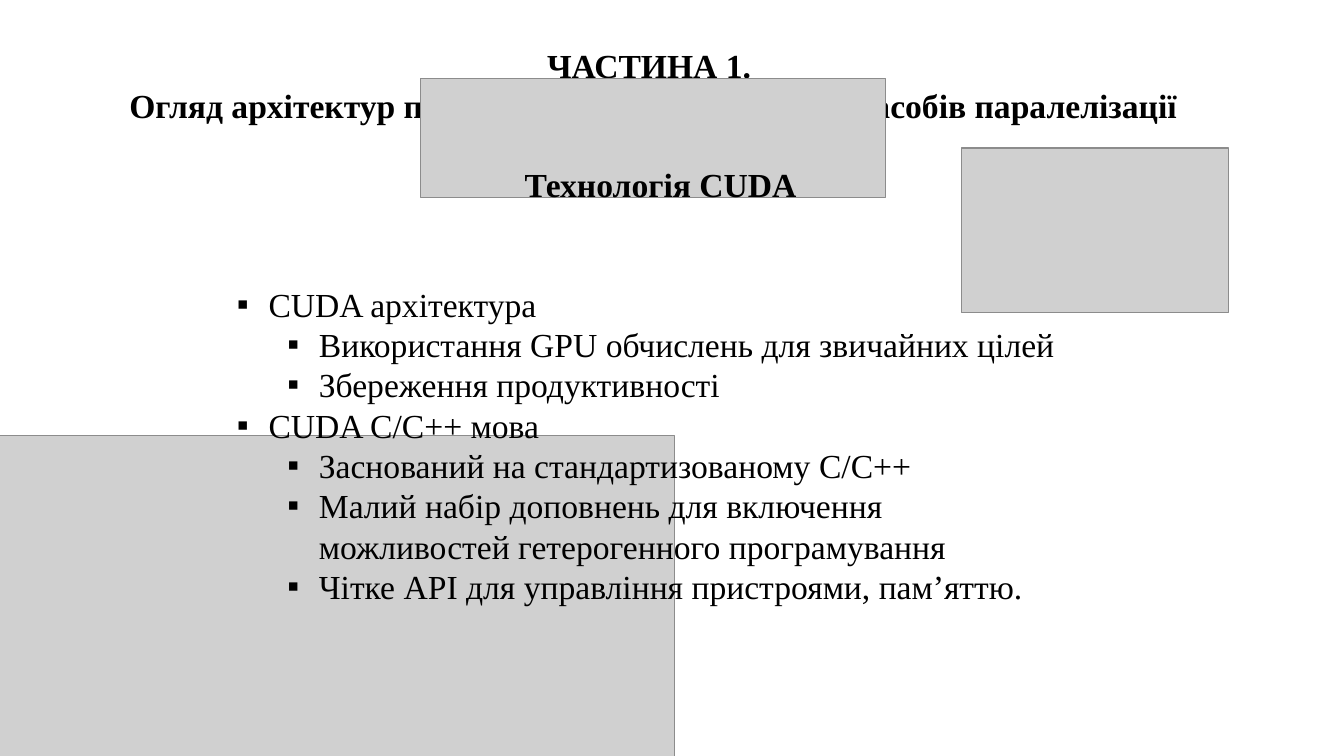
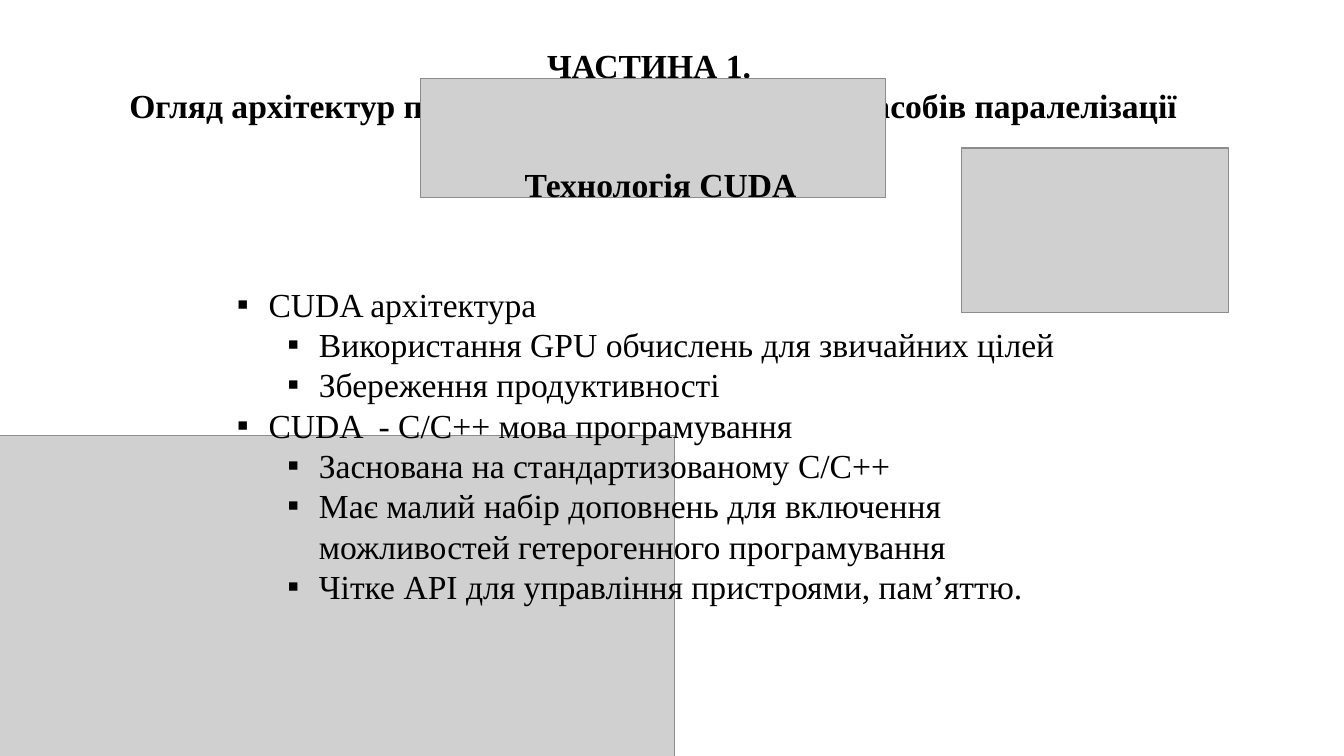
Before and after one commit to icrosil/R_-_UR_methods, a slide deck: slide 5 of types/Illia_Olenchenko_Presentation.pptx. Drawn at 1344x756 pixels with LibreOffice and Linux fonts; fonts in the diff are those of the drawing; grey boxes stand for pictures. Boxes give left, top, right and bottom in pixels: in the first picture for what was removed or moved away, otherwise in the second. Text is boxed around its words. In the diff, an @@ line names an element or a change of style, - is before the commit and + after.

```diff
--- a/types/Illia_Olenchenko_Presentation.pptx
+++ b/types/Illia_Olenchenko_Presentation.pptx
@@ text at (269,415,946,565): text changed @@
-▪ CUDA C/C++ мова
-  ▪ Заснований на стандартизованому C/C++
-  ▪ Малий набір доповнень для включення можливостей гетерогенного програмування
+▪ CUDA - C/C++ мова програмування
+  ▪ Заснована на стандартизованому C/C++
+  ▪ Має малий набір доповнень для включення можливостей гетерогенного програмування
```
Also in this commit, not shown: 13 other slides changed, 4 other files.
